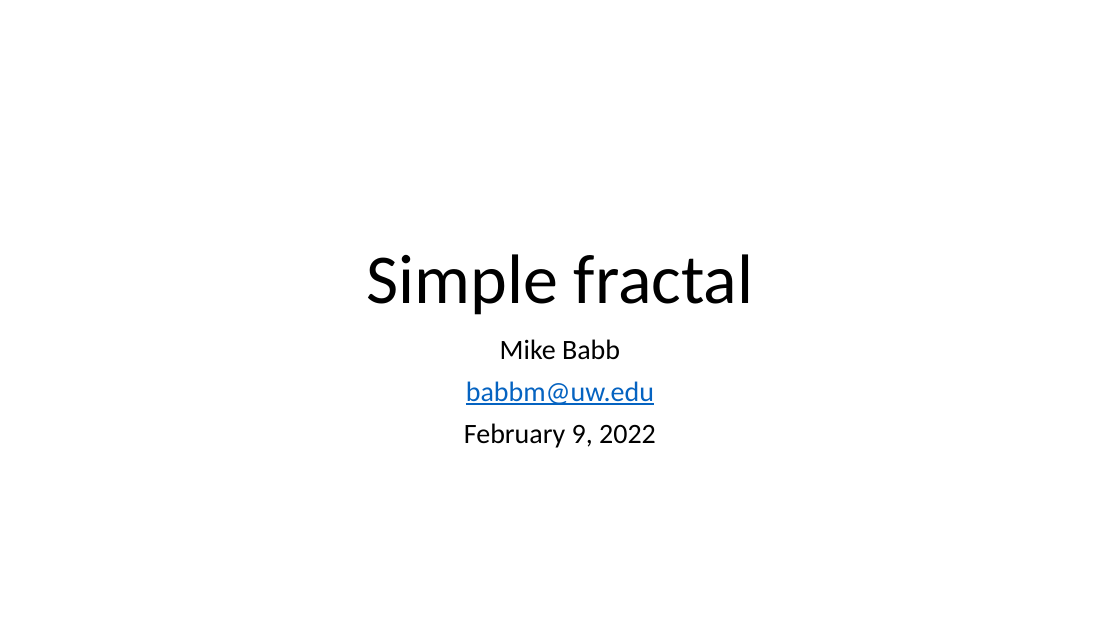
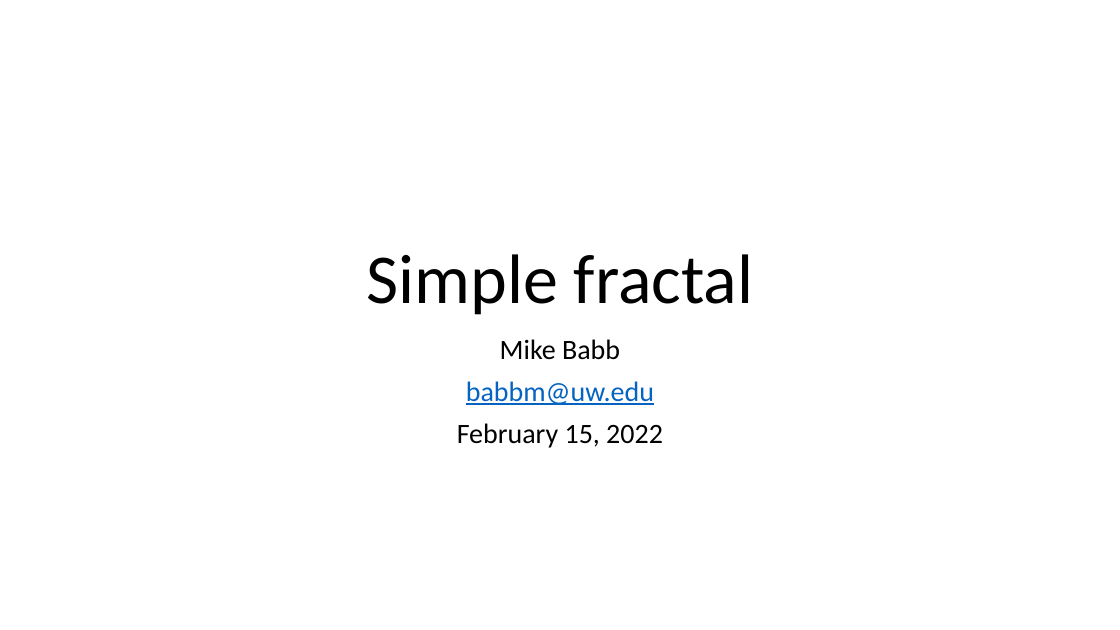
Before and after one commit to mike-babb/simple_fractal, a slide deck: slide 1 of Simple fractal.pptx. Drawn at 1120x630 pixels with LibreOffice and Linux fonts; fonts in the diff are those of the drawing. Boxes give left, top, right and bottom in pixels: in the first picture for what was removed or moved away, otherwise in the second. Text is boxed around its words. In the diff, an @@ line names an element or a change of style, - is before the commit and + after.

```diff
--- a/Simple fractal.pptx
+++ b/Simple fractal.pptx
@@ subtitle at [457,423,663,448]: text changed @@
-February 9, 2022
+February 15, 2022
```
Also in this commit, not shown: 2 other files.
